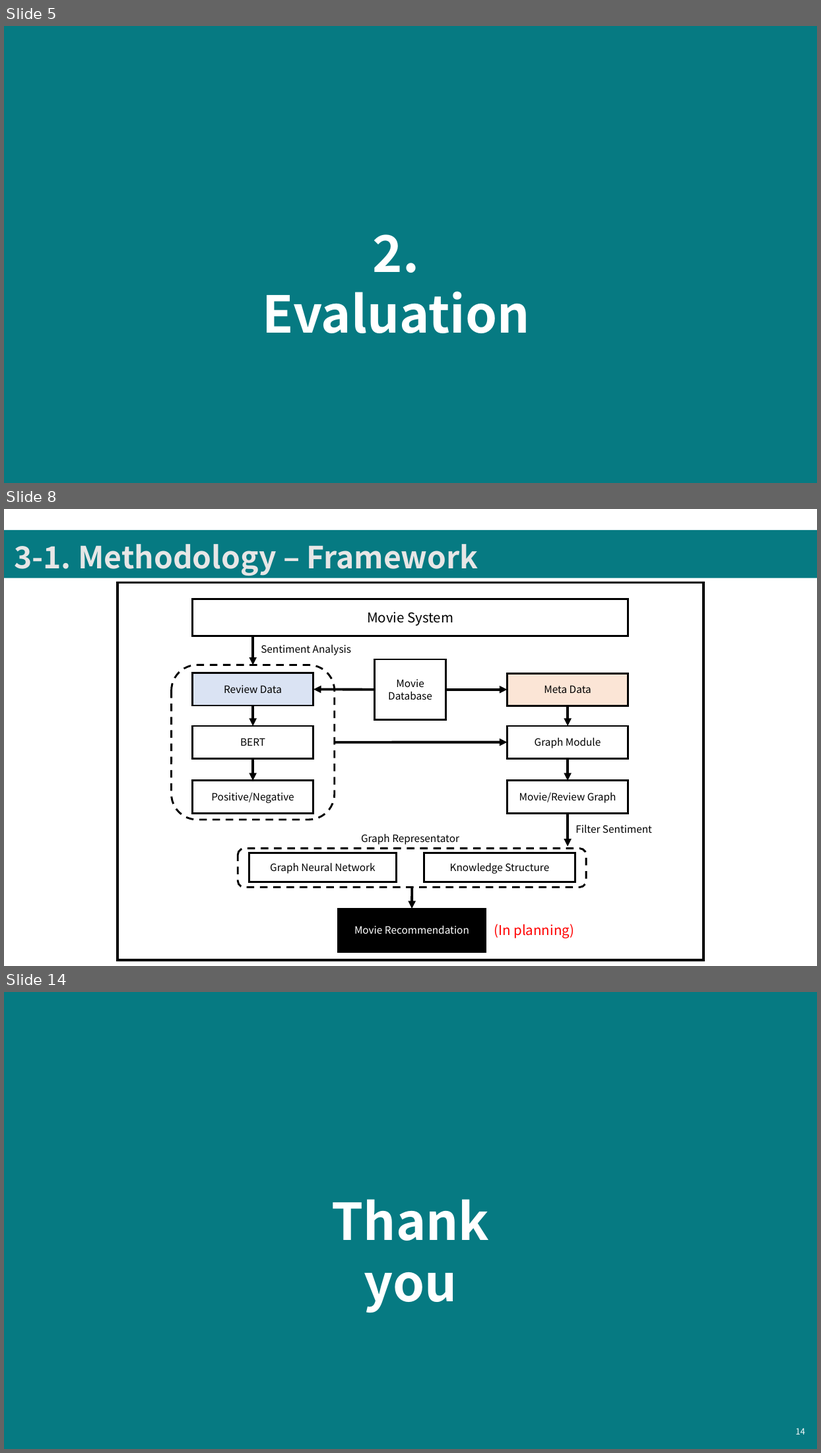
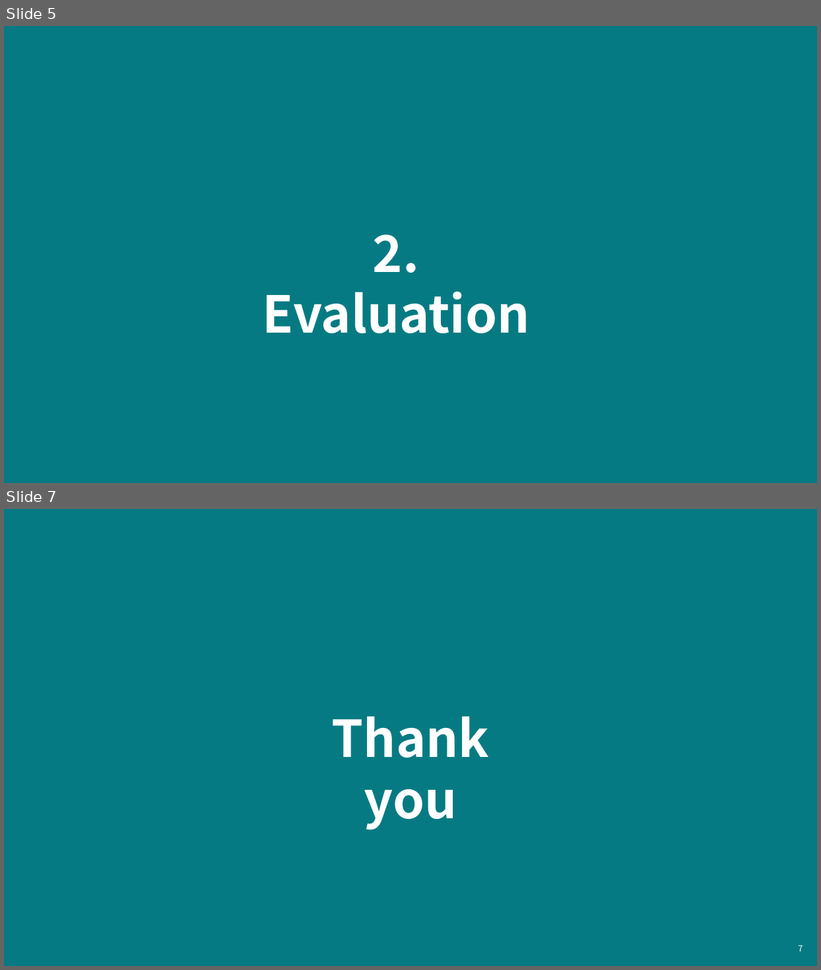
Before and after one commit to keejun-han/NLP_GNN_STUDY, a slide deck: Movie/(210820)sentiment_analysis_bert(이천솔).pptx. Shown one above the other, each under a label of ours: slides 5, 8 and 14 before the commit, slides 5 and 7 after it; the slides between them are not shown. The pictures are 821x1453 and 821x970 pixels, drawn with LibreOffice and Linux fonts; fonts in the diff are those of the drawing. Boxes give left, top, right and bottom in pixels: in the first picture for what was removed or moved away, otherwise in the second. Text is boxed around its words. In the diff, an @@ line names an element or a change of style, - is before the commit and + after.

```diff
--- a/Movie/(210820)sentiment_analysis_bert(이천솔).pptx
+++ b/Movie/(210820)sentiment_analysis_bert(이천솔).pptx
@@ slide 8 removed at <box>4,509,817,966</box>, background #FFFFFF @@
@@ rectangle removed at <box>4,529,817,578</box> @@
@@ text removed at <box>14,544,479,576</box> @@
-3-1. Methodology – Framework
@@ rectangle removed at <box>118,583,704,960</box> @@
@@ rectangle removed at <box>193,599,628,636</box> @@
-Movie System
@@ arrow removed from (253, 636) to (253, 665) @@
@@ text removed at <box>261,644,351,656</box> @@
-Sentiment Analysis
@@ rounded rectangle removed at <box>171,665,335,820</box> @@
@@ rectangle removed at <box>375,659,446,720</box> @@
-Movie Database
@@ rectangle removed at <box>193,673,314,706</box> @@
-Review Data
@@ rectangle removed at <box>507,674,628,706</box> @@
-Meta Data
@@ arrow removed from (253, 706) to (253, 726) @@
@@ arrow removed from (375, 690) to (314, 690) @@
@@ arrow removed from (446, 690) to (507, 690) @@
@@ arrow removed from (568, 706) to (568, 726) @@
@@ rectangle removed at <box>193,726,314,758</box> @@
-BERT
@@ rectangle removed at <box>507,726,628,758</box> @@
-Graph Module
@@ arrow removed from (335, 743) to (507, 743) @@
@@ arrow removed from (253, 758) to (253, 781) @@
@@ arrow removed from (568, 758) to (568, 781) @@
@@ rectangle removed at <box>193,781,314,813</box> @@
-Positive/Negative
@@ rectangle removed at <box>507,781,628,813</box> @@
-Movie/Review Graph
@@ arrow removed from (568, 813) to (568, 847) @@
@@ text removed at <box>576,824,652,833</box> @@
-Filter Sentiment
@@ text removed at <box>361,834,459,845</box> @@
-Graph Representator
@@ rounded rectangle removed at <box>238,849,586,888</box> @@
@@ rectangle removed at <box>250,854,397,883</box> @@
-Graph Neural Network
@@ rectangle removed at <box>424,854,576,883</box> @@
-Knowledge Structure
@@ arrow removed from (412, 888) to (412, 909) @@
@@ rectangle removed at <box>338,909,486,953</box> @@
-Movie Recommendation
@@ text removed at <box>494,924,574,939</box> @@
-(In planning)
@@ what was slide 14 is now slide 7 @@
@@ page number at <box>798,945,803,952</box>: text changed @@
-14
+7
```
Also in this commit, not shown: 2 slides changed, 11 other slides removed, 12 other files.
